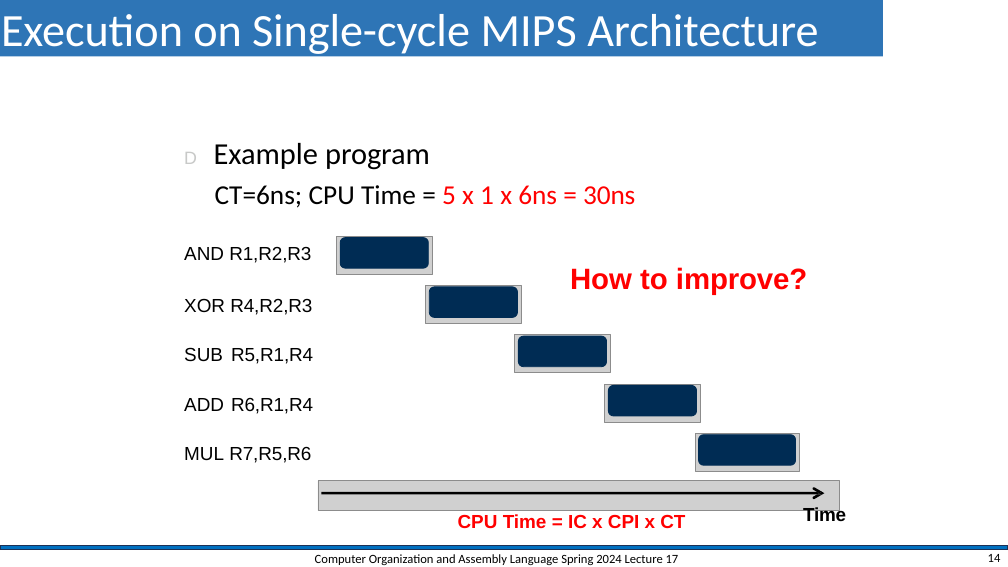
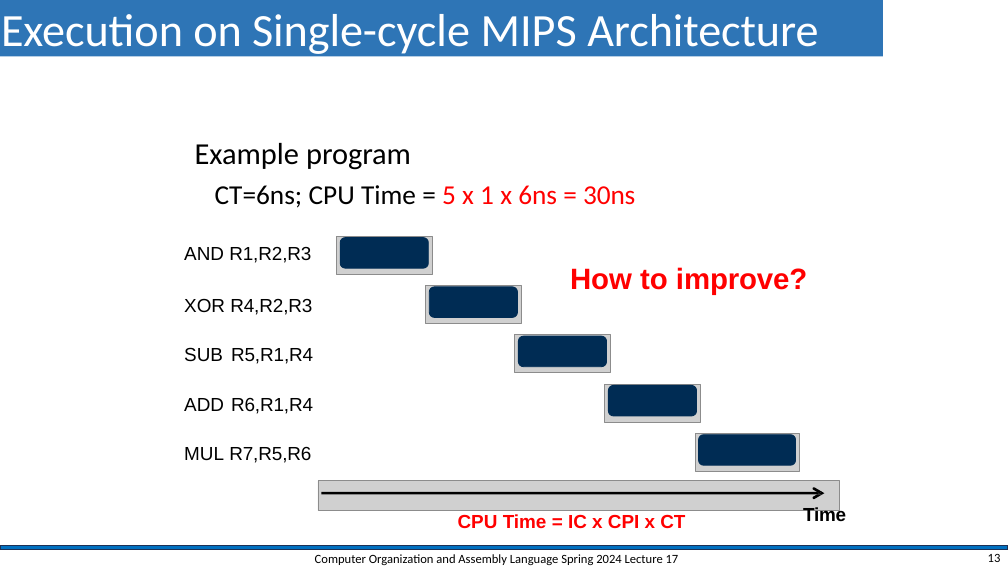
Before and after one commit to shahidmasud/shahidmasud.github.io, a slide deck: slide 13 of CompOrg_Lec17_Spr2024.pptx (slide 14 before the commit). Drawn at 1008x567 pixels with LibreOffice and Linux fonts; fonts in the diff are those of the drawing; grey boxes stand for pictures; background and template pictures are left out. Boxes give left, top, right and bottom in pixels: in the first picture for what was removed or moved away, otherwise in the second. Text is boxed around its words. In the diff, an @@ line names an element or a change of style, - is before the commit and + after.

```diff
--- a/CompOrg_Lec17_Spr2024.pptx
+++ b/CompOrg_Lec17_Spr2024.pptx
@@ text at (x1=195, y1=143, x2=411, y2=170): text changed @@
-D Example program
+Example program
@@ page number at (x1=988, y1=554, x2=1001, y2=562): text changed @@
-14
+13
```
Also in this commit, not shown: 16 other slides changed, 2 slides removed, 1 other file.
